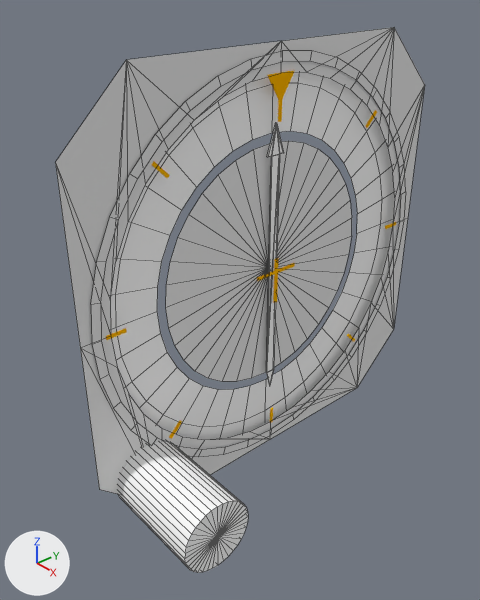
The Blender file dev/blender/instruments/ki227_228.blend, before and after one commit.
Camera for both pictures: a 50 mm lens placed at (-0.2864, -0.1244, -0.0512), pointed at (-0.3685, -0.0529, -0.11). The lights are fixed; the arrows at lower left show +X, +Y and +Z. Mesh edges are drawn as thin lines on the coarser meshes.

The first picture shows 'Chassis', 'CompassRose', 'CompassRoseCenter', 'HDGSelector', 'KI227.ADFNeedle', 'Marker'.
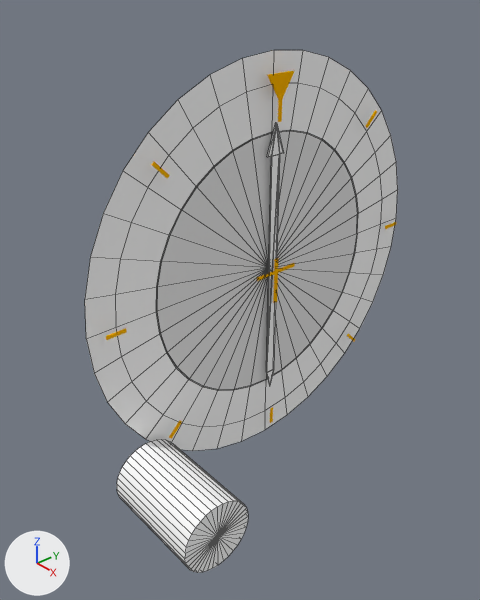
The change, as a diff of the scene's bpy script:
```diff
--- a/dev/blender/instruments/ki227_228.blend.py
+++ b/dev/blender/instruments/ki227_228.blend.py
@@ me_mesh_016 @@
 me_mesh_016.from_pydata(...)  # 37 vertices, 36 faces; spans x 0.0, y -0.0248..0.0248, z -0.0248..0.0248
 # used by ob_compassrosecenter; location = (-0.3719, -0.0425, -0.1079)
+# me_mesh_016 part 1: the whole mesh is scaled about its middle by (1, 1.08, 1.08)
 me_mesh_016.materials.append(mat_material)
@@ ob_chassis @@
 ob_chassis.show_transparent = True
+ob_chassis.hide_viewport = True
```

Pixel boxes (x1, y1, x2, y2) of what changed, in the pictures (480 x 600 px):
'Chassis', hidden
    before: (55, 27, 425, 494)
'CompassRoseCenter', mesh rescaled (9% wider, 8% taller)
    before: (166, 141, 352, 382)
    after: (156, 130, 358, 391)
